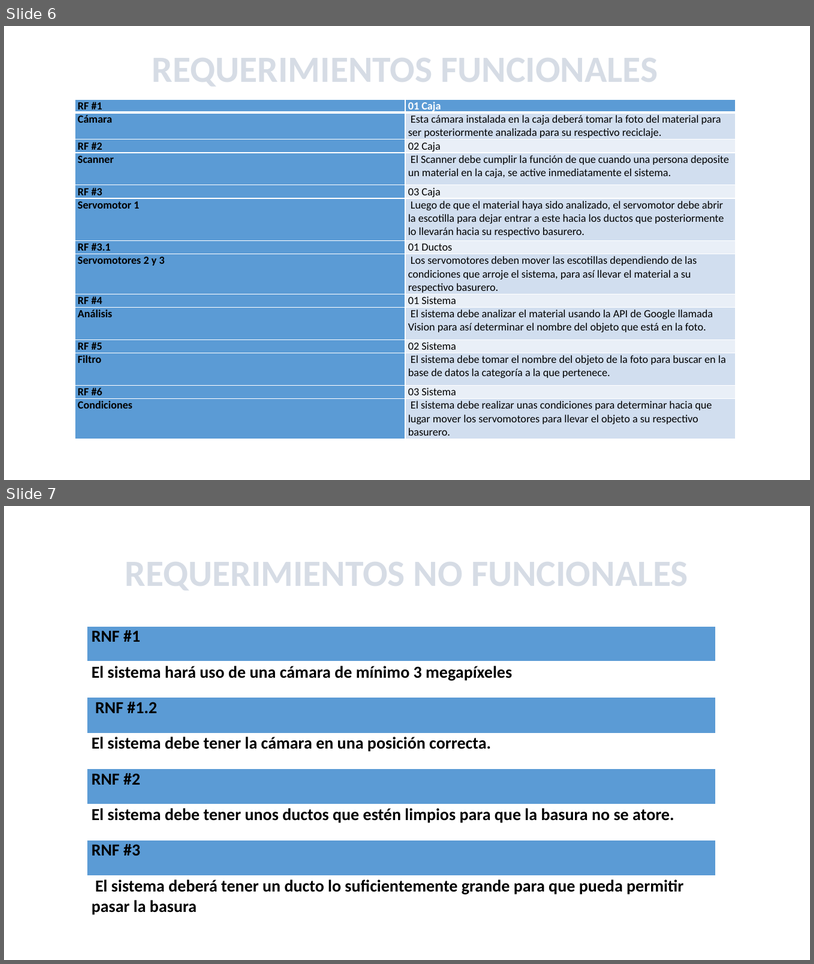
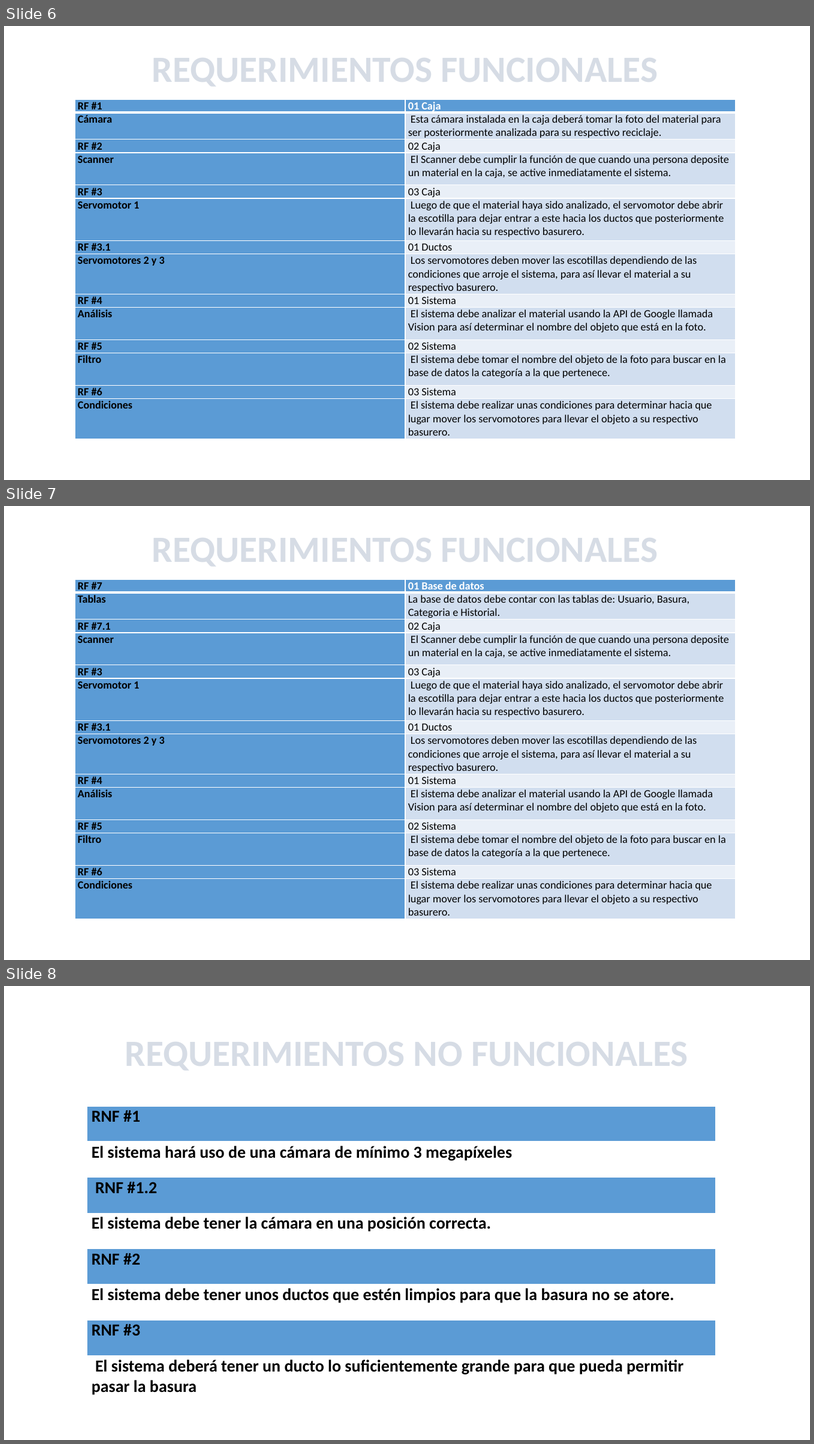
Before and after one commit to Kathar6/A.R.I, a slide deck: RECICLAJE INTELIGENTE.pptx. Shown one above the other, each under a label of ours: slides 6 and 7 before the commit, slides 6, 7 and 8 after it. The pictures are 814x964 and 814x1444 pixels, drawn with LibreOffice and Linux fonts; fonts in the diff are those of the drawing; background and template pictures are left out. Boxes give left, top, right and bottom in pixels: in the first picture for what was removed or moved away, otherwise in the second. Text is boxed around its words. In the diff, an @@ line names an element or a change of style, - is before the commit and + after.

Commit message:
Presentación

```diff
--- a/RECICLAJE INTELIGENTE.pptx
+++ b/RECICLAJE INTELIGENTE.pptx
@@ slide 7 added at [4,506,810,960], background picture (left out) @@
@@ title added at [152,538,658,566], 44 pt, text pattern #44546A on #D6DCE5, bold @@
+REQUERIMIENTOS FUNCIONALES
@@ table added at [75,579,737,918], 14 rows, 2 columns @@
+RF #7 | 01 Base de datos
+Tablas | La base de datos debe contar con las tablas de: Usuario, Basura, Categoria e Historial.
+RF #7.1 | 02 Caja
+Scanner | El Scanner debe cumplir la función de que cuando una persona deposite un material en la caja, se active inmediatamente el sistema.
+RF #3 | 03 Caja
+Servomotor 1 | Luego de que el material haya sido analizado, el servomotor debe abrir la escotilla para dejar entrar a este hacia los ductos que posteriormente lo llevarán hacia su respectivo basurero.
+RF #3.1 | 01 Ductos
+Servomotores 2 y 3 | Los servomotores deben mover las escotillas dependiendo de las condiciones que arroje el sistema, para así llevar el material a su respectivo basurero.
+RF #4 | 01 Sistema
+Análisis | El sistema debe analizar el material usando la API de Google llamada Vision para así determinar el nombre del objeto que está en la foto.
+RF #5 | 02 Sistema
+Filtro | El sistema debe tomar el nombre del objeto de la foto para buscar en la base de datos la categoría a la que pertenece.
+RF #6 | 03 Sistema
+Condiciones | El sistema debe realizar unas condiciones para determinar hacia que lugar mover los servomotores para llevar el objeto a su respectivo basurero.
@@ what was slide 7 is now slide 8 @@
```
